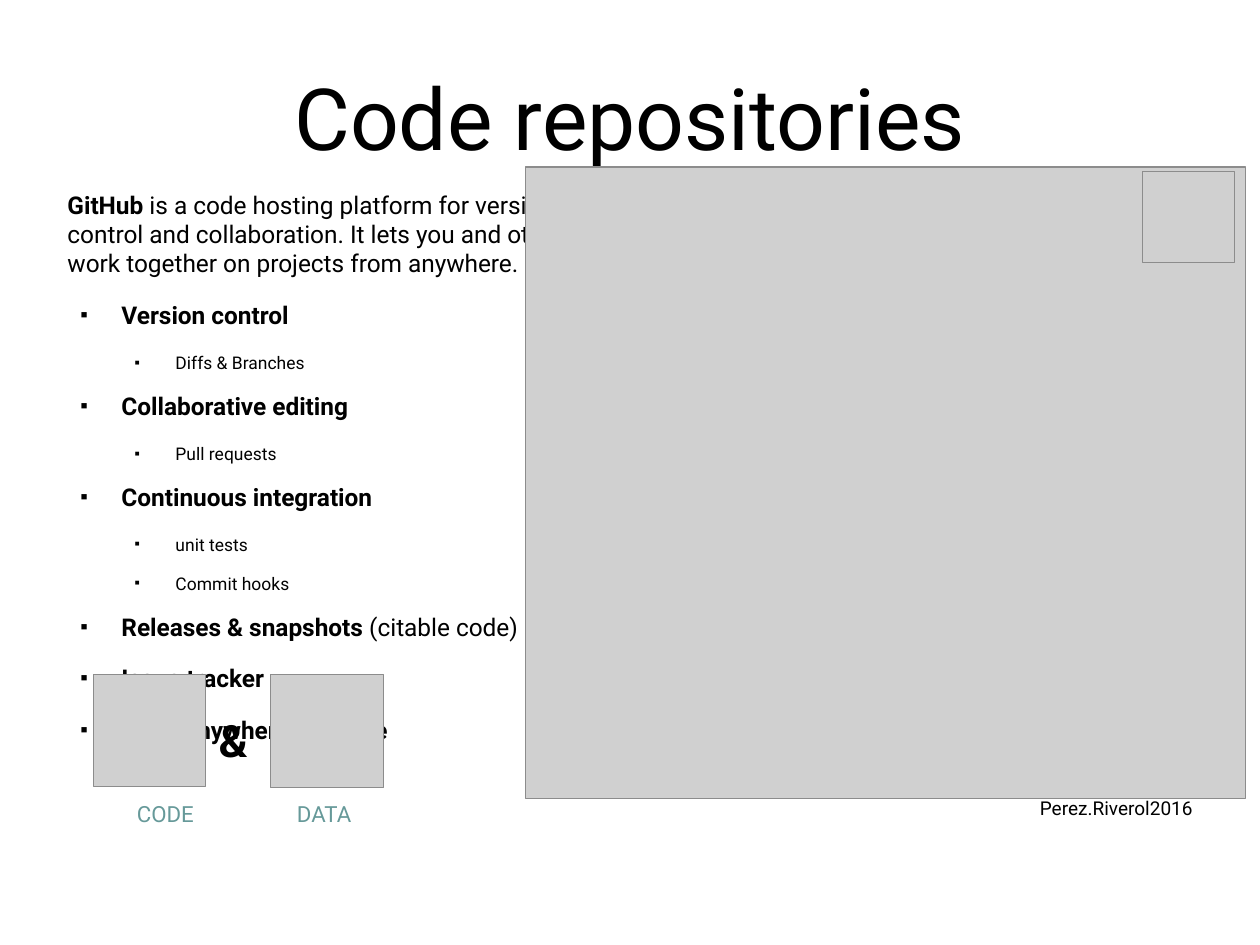
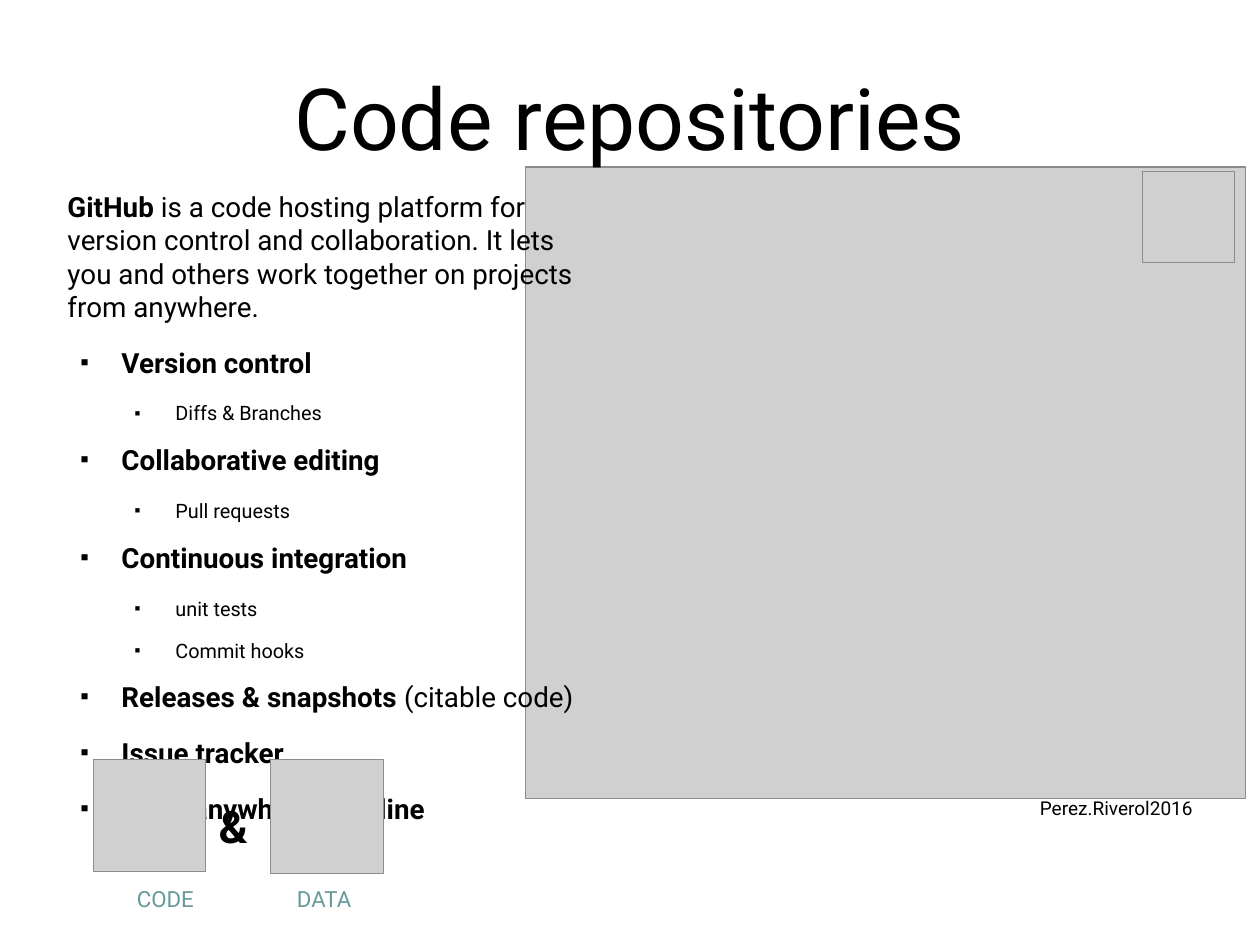
Before and after one commit to matthiaskoenig/lisym-tutorial, a slide deck: slide 3 of presentation/lisym-tutorial.odp. Drawn at 1260x945 pixels with LibreOffice and Linux fonts; fonts in the diff are those of the drawing; grey boxes stand for pictures. Boxes give left, top, right and bottom in pixels: in the first picture for what was removed or moved away, otherwise in the second. Text is boxed around its words. In the diff, an @@ line names an element or a change of style, - is before the commit and + after.

```diff
--- a/presentation/lisym-tutorial.odp
+++ b/presentation/lisym-tutorial.odp
@@ text "GitHub is a code hosting ..." at [67, 196, 573, 826]: size 15.4 to 17.5 pt in "GitHub is a code hosting platform for ...", "Version control", "Collaborative editing", "Continuous integration" and 3 more places; size 11 to 12.5 pt in "Diffs & Branches", "Pull requests", "unit tests", "Commit hooks" @@
@@ 3 texts, 2 pictures: place and size @@
-3 texts, 2 pictures at [94, 675, 384, 822]
+3 texts, 2 pictures at [94, 760, 384, 907]
```
Also in this commit, not shown: 4 other slides changed, 2 slides added, 4 slides removed, 4 other files.
